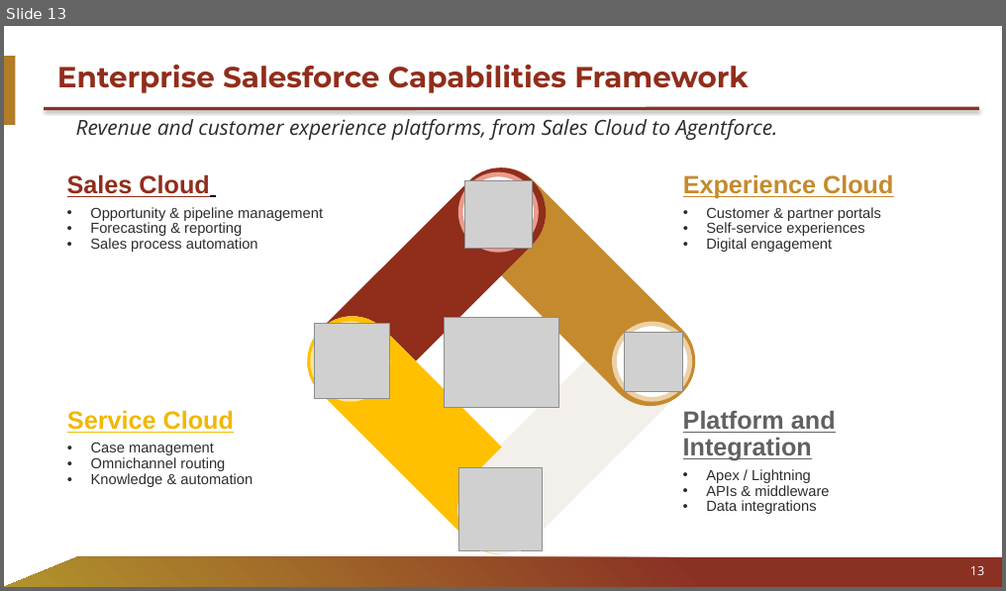
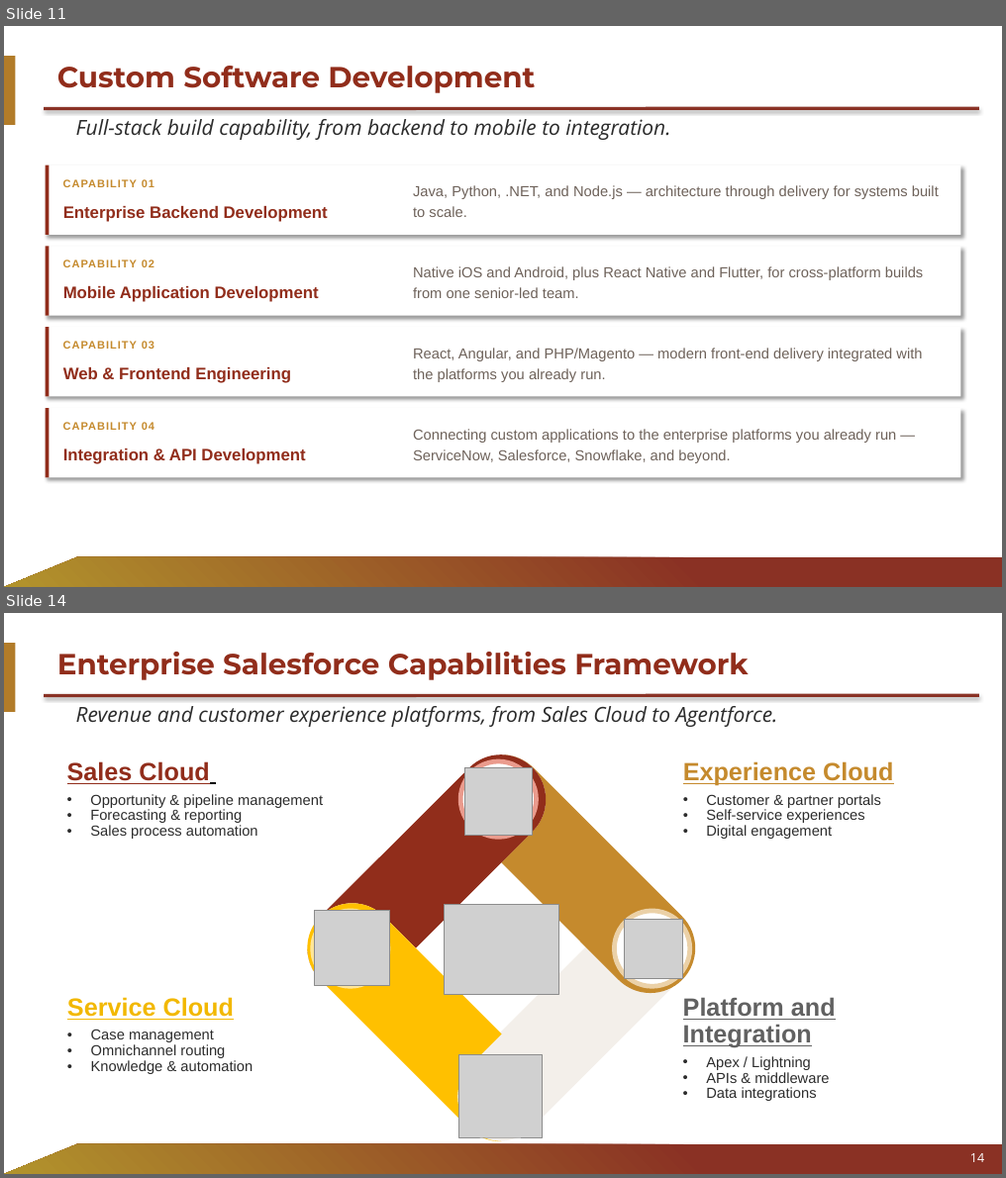
Before and after one commit to liza212/Test, a slide deck: decks/Palni_Capabilities_Partner.pptx. Shown one above the other, each under a label of ours: slide 13 before the commit, slides 11 and 14 after it; the slides between them are not shown. The pictures are 1006x591 and 1006x1178 pixels, drawn with LibreOffice and Linux fonts; fonts in the diff are those of the drawing; grey boxes stand for pictures; background and template pictures are left out. Boxes give left, top, right and bottom in pixels: in the first picture for what was removed or moved away, otherwise in the second. Text is boxed around its words. In the diff, an @@ line names an element or a change of style, - is before the commit and + after.

```diff
--- a/decks/Palni_Capabilities_Partner.pptx
+++ b/decks/Palni_Capabilities_Partner.pptx
@@ slide 11 added at [4, 26, 1002, 587], background #FFFFFF; not listed: 3 template elements that a slide beside it also shows @@
@@ title added at [57, 66, 535, 93], 28 pt, text #912D1B, bold @@
+Custom Software Development
@@ text added at [76, 119, 670, 140], 20 pt, text #2C2C2C, italic @@
+Full-stack build capability, from backend to mobile to integration.
@@ rectangle added at [46, 166, 960, 235], fill #FFFFFF @@
@@ rectangle added at [46, 166, 49, 235], fill #912D1B @@
@@ text added at [63, 179, 154, 187], 10.5 pt, text #C58A2D, bold @@
+CAPABILITY 01
@@ text added at [413, 185, 939, 217], 14 pt, text #6E625A @@
+Java, Python, .NET, and Node.js — architecture through delivery for systems built to scale.
@@ text added at [63, 206, 328, 222], 16 pt, text #912D1B, bold @@
+Enterprise Backend Development
@@ rectangle added at [46, 246, 960, 316], fill #FFFFFF @@
@@ rectangle added at [46, 246, 49, 316], fill #912D1B @@
@@ text added at [63, 260, 154, 268], 10.5 pt, text #C58A2D, bold @@
+CAPABILITY 02
@@ text added at [63, 286, 319, 302], 16 pt, text #912D1B, bold @@
+Mobile Application Development
@@ text added at [413, 267, 923, 298], 14 pt, text #6E625A @@
+Native iOS and Android, plus React Native and Flutter, for cross-platform builds from one senior-led team.
@@ rectangle added at [46, 327, 960, 396], fill #FFFFFF @@
@@ rectangle added at [46, 327, 49, 396], fill #912D1B @@
@@ text added at [63, 341, 154, 349], 10.5 pt, text #C58A2D, bold @@
+CAPABILITY 03
@@ text added at [413, 348, 922, 382], 14 pt, text #6E625A @@
+React, Angular, and PHP/Magento — modern front-end delivery integrated with the platforms you already run.
@@ text added at [63, 368, 291, 383], 16 pt, text #912D1B, bold @@
+Web & Frontend Engineering
@@ rectangle added at [46, 408, 960, 478], fill #FFFFFF @@
@@ rectangle added at [46, 408, 49, 478], fill #912D1B @@
@@ text added at [63, 422, 154, 430], 10.5 pt, text #C58A2D, bold @@
+CAPABILITY 04
@@ text added at [413, 429, 896, 464], 14 pt, text #6E625A @@
+Connecting custom applications to the enterprise platforms you already run — ServiceNow, Salesforce, Snowflake, and beyond.
@@ text added at [63, 449, 305, 465], 16 pt, text #912D1B, bold @@
+Integration & API Development
@@ what was slide 13 is now slide 14 @@
@@ page number at [970, 1154, 984, 1162]: text changed @@
-13
+14
```
Also in this commit, not shown: 12 slides changed, 3 other slides added, 2 slides removed.
